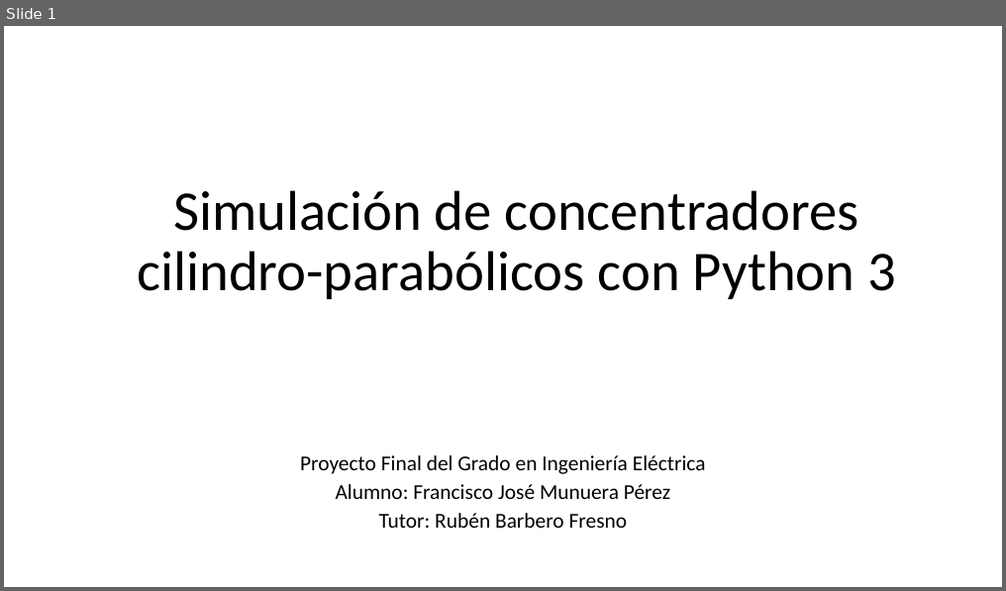
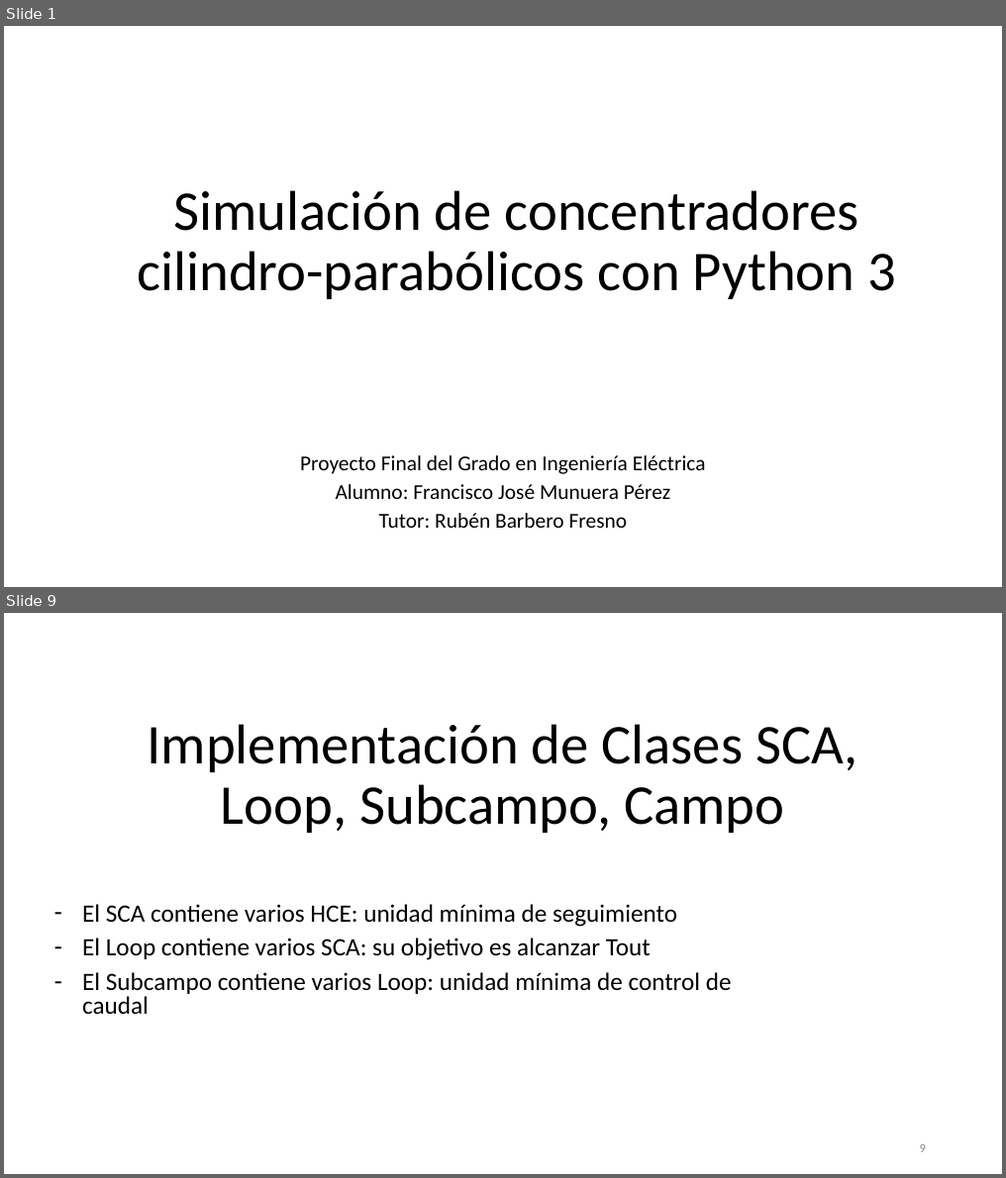
Before and after one commit to pacomunuera/csenergy-python, a slide deck: tfg/Simulación de concentradores cilindroparabólicos con Python 3.pptx. Shown one above the other, each under a label of ours: slide 1 before the commit, slides 1 and 9 after it; the slides between them are not shown. The pictures are 1006x591 and 1006x1178 pixels, drawn with LibreOffice and Linux fonts; fonts in the diff are those of the drawing. Boxes give left, top, right and bottom in pixels: in the first picture for what was removed or moved away, otherwise in the second. Text is boxed around its words. In the diff, an @@ line names an element or a change of style, - is before the commit and + after.

```diff
--- a/tfg/Simulación de concentradores cilindroparabólicos con Python 3.pptx
+++ b/tfg/Simulación de concentradores cilindroparabólicos con Python 3.pptx
@@ slide 9 added at (4, 613, 1002, 1174), background #FFFFFF @@
@@ title added at (148, 724, 858, 833), 54 pt, text #000000 @@
+Implementación de Clases SCA, Loop, Subcampo, Campo
@@ subtitle added at (82, 904, 732, 1015), 24 pt, text #000000 @@
+– El SCA contiene varios HCE: unidad mínima de seguimiento
+– El Loop contiene varios SCA: su objetivo es alcanzar Tout
+– El Subcampo contiene varios Loop: unidad mínima de control de caudal
@@ page number added at (920, 1145, 926, 1153), 12 pt, text #8C8C8C @@
+9
```
Also in this commit, not shown: 17 other slides added, 8 other files.
